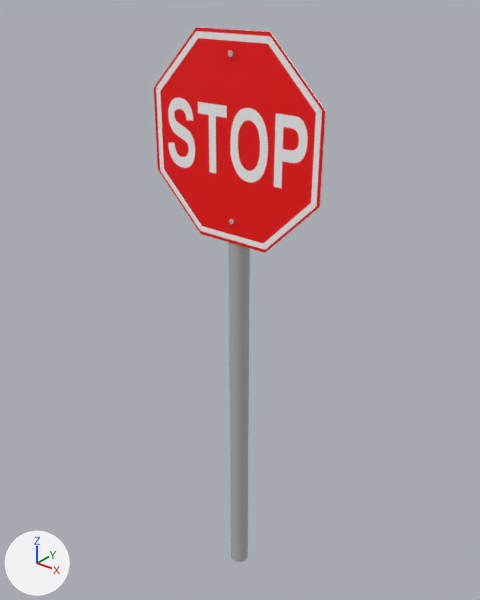
Before and after pictures for a commit that changed the Blender file rssgen/boia_config/shapes/StopSign.blend.
Camera for both pictures: a 50 mm lens placed at (2.38, -2.97, 4.07), pointed at (-0.07, 0.1, 2.17). The axes (+X, +Y, +Z) are drawn at lower left. The lights are the same throughout.

The first picture shows 'Stop'.
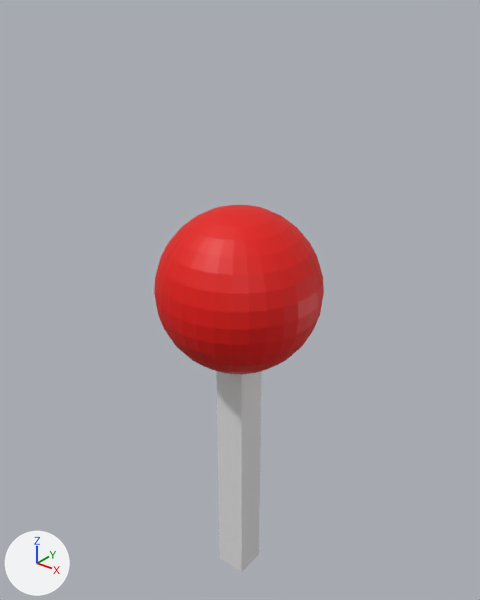
Location of each change, (x1, y1, x2, y2) in pixels of the pictures (480 x 600 px):
'Stop', recoloured, reshaped, rescaled, turned
    before: (154, 27, 326, 562)
    after: (154, 205, 324, 572)
part 1 of me_cylinder_001, added
    after: (216, 371, 262, 572)
part 2 of me_cylinder_001, added (red)
    after: (154, 205, 324, 374)
part 3 of me_cylinder_001, deleted
    before: (228, 242, 250, 562)
part 4 of me_cylinder_001, deleted (red)
    before: (154, 27, 326, 253)

Edits to the bpy script that builds the scene:
```text
Change mat_material_002:
    mat_material_002: diffuse_material('Material.002') -> principled_material('Material.002')
    mat_material_002.base_color: (0.8, 0.8, 0.8) -> (0.8, 0.00337, 0.0)  # white #e7e7e7 -> red #e70b00
Add mat_material:
    mat_material = principled_material('Material')
    mat_material.base_color = (0.8, 0.8, 0.8)  # white #e7e7e7
    mat_material.roughness = 0.4
Change me_cylinder_001:
    where me_cylinder_001.from_pydata(...)  # 5278 vertices, 5180 faces; spans x -5.6..0.0, y -2.9..0.1, z -17.0..14.3
    used by ob_stop; location = (0.0, 0.0, 0.0); rotation_euler = (-1.571, 1.184, -6.276), in degrees (-90, 68, -360); scale = (0.645, 0.645, 0.00454)
    me_cylinder_001 part 1: a new loose piece, a box spanning x -1.0..1.0, y -1.0..1.0, z 0.0..2.0, in mat_material (white #e7e7e7)
    me_cylinder_001 part 2: a new loose piece, a UV sphere (32 segments, 16 rings, poles along z) spanning x -4.9..4.9, y -4.9..4.9, z 1.8..2.8, in mat_material_002 (red #e70b00)
    me_cylinder_001 part 3: the loose piece of 256 vertices spanning x -5.4..0.0, y -2.3..0.1, z -14.3..14.3 is deleted
    me_cylinder_001 part 4: the loose piece of 16 vertices spanning x -5.6..-3.6, y -2.9..-0.9, z -14.5..-12.5 is deleted
    remove me_cylinder_001.materials.append(mat_material_003)  # picture img_119498958977780800stop_sign_right_font_mig__svg_med_png
    remove me_cylinder_001.materials.append(mat_material_001)  # grey #b8b8b8
    add me_cylinder_001.materials.append(mat_material)  # white #e7e7e7
Change ob_stop:
    ob_stop.rotation_euler: (-1.571, 1.184, -6.276) -> (0.0, 0.0, 0.0)  # degrees (-90, 68, -360) -> degrees (0, 0, 0)
    ob_stop.scale: (0.645, 0.645, 0.00454) -> (0.108, 0.108, 1.01)
```
